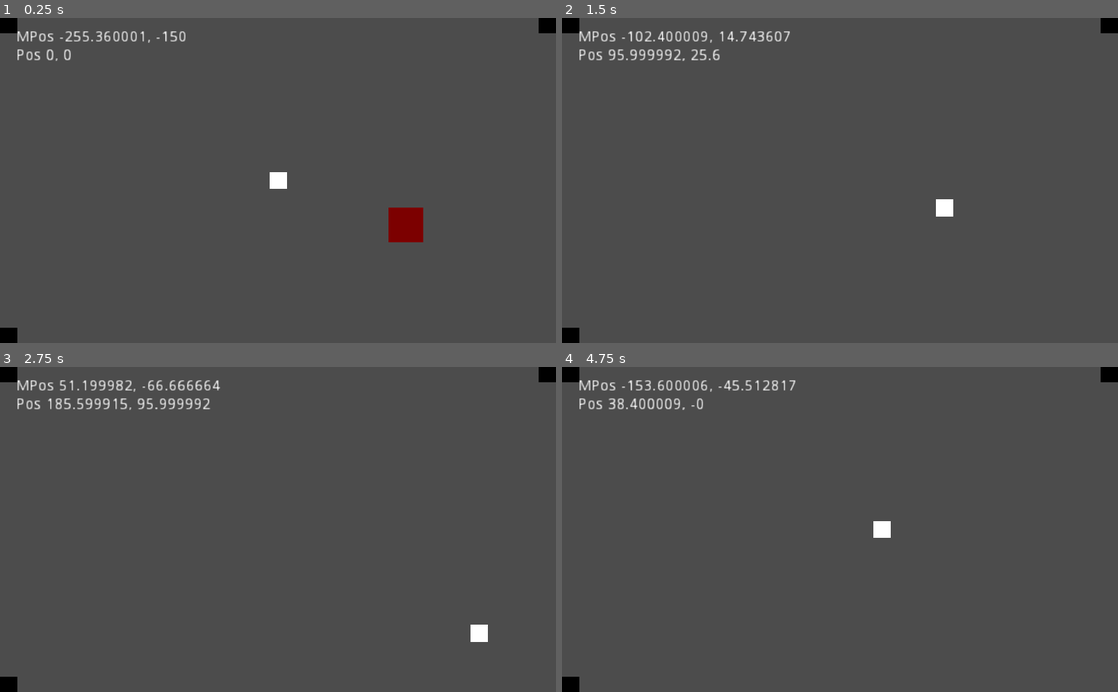
Above: before the commit, frames 1-4 (two rows, left to right).
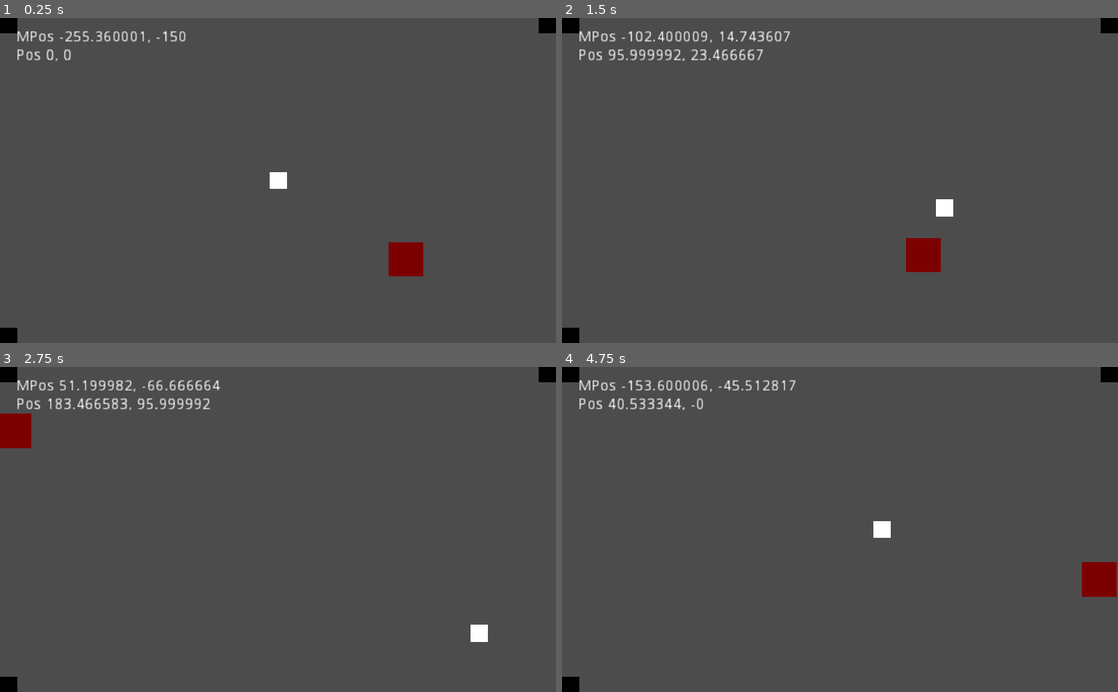
Above: after the commit, the same moments.

Repository: ozqf/zqf_godot_test
Game: Godot game, scene res://scene01.tscn
The game is run twice, just before and just after one commit, with the same random seed, the same clock (stepped at 60 frames per second) and the same inputs.
Inputs (mouse positions are in pixels of both pictures, inside the frame that each line leads up to):
- Up to frame 1 (0.25 s): no input
- Up to frame 2 (1.5 s): move the mouse to (962, 164) at 0.52 s; press the mouse at (962, 164) at 0.53 s; hold D (move_right) 0.53-1.28 s; move the mouse to (728, 196) at 1.27 s; release the mouse at (728, 196) at 1.28 s; hold S (move_backward) from 1.28 s (still down); click (728, 196) at 1.35 s
- Up to frame 3 (2.75 s): move the mouse to (333, 458) at 2.02 s; release S (move_backward) at 2.03 s; press the mouse at (333, 458) at 2.03 s; hold D (move_right) from 2.03 s (still down)
- Up to frame 4 (4.75 s): move the mouse to (812, 594) at 2.77 s; release D (move_right) at 2.78 s; release the mouse at (812, 594) at 2.78 s; hold W (move_forward) 2.78-3.53 s; click (812, 594) at 2.85 s; move the mouse to (1006, 578) at 3.52 s; press the mouse at (1006, 578) at 3.53 s; hold A (move_left) from 3.53 s (still down); move the mouse to (673, 480) at 4.27 s; release the mouse at (673, 480) at 4.28 s; click (673, 480) at 4.35 s

The runs differ from the first frame. In frame 1, 1.3% of the frame differs, in the area x 69-77%, y 58-80%; in frame 2, 0.8%; in frame 3, 0.8%; in frame 4, 0.9%.

Commit message:
added enemy bounce on both axes

Diff:
--- a/Enemy.tscn
+++ b/Enemy.tscn
@@ -1,7 +1,8 @@
 [gd_scene load_steps=3 format=2]
 
 [ext_resource path="res://sprites/debug_red_dark.png" type="Texture" id=1]
-[ext_resource path="res://scripts/Enemy.gd" type="Script" id=2]
+[ext_resource path="res://scripts/enemy.gd" type="Script" id=2]
+
 
 [node name="Enemy" type="KinematicBody2D"]
 script = ExtResource( 2 )
--- a/scene01.tscn
+++ b/scene01.tscn
@@ -18,6 +18,9 @@
 zoom = Vector2( 0.5, 0.5 )
 script = ExtResource( 4 )
 
+[node name="DebugText" parent="Camera2D" instance=ExtResource( 3 )]
+position = Vector2( -241, -139 )
+
 [node name="World" type="Node2D" parent="."]
 __meta__ = {
 "_edit_lock_": true
@@ -34,8 +37,5 @@
 
 [node name="Player" parent="." instance=ExtResource( 1 )]
 
-[node name="DebugText" parent="." instance=ExtResource( 3 )]
-position = Vector2( -241, -139 )
-
 [node name="Enemy" parent="." instance=ExtResource( 5 )]
 position = Vector2( 53.5903, 40.7351 )
--- a/scripts/Enemy.gd
+++ b/scripts/Enemy.gd
@@ -1,20 +1,18 @@
 extends KinematicBody2D
 
+var screen_size:Rect2
+var velocity:Vector2 = Vector2(256, 128)
 
-# Declare member variables here. Examples:
-# var a = 2
-# var b = "text"
-var screen_size
-var velocity = Vector2(256, 0)
-
-# Called when the node enters the scene tree for the first time.
 func _ready():
 	screen_size = get_viewport_rect()
-
+	screen_size.position.x = -256
+	screen_size.position.y = -150
+	screen_size.end.x = 256
+	screen_size.end.y = 150
 	print("Type of screen size: " + str(typeof(screen_size)))
 
 func _physics_process(_delta):
-	var _pos = position
+	var _pos:Vector2 = position
 	_pos.x += velocity.x * _delta
 	_pos.y += velocity.y * _delta
 	if _pos.x > screen_size.end.x:
@@ -24,4 +22,11 @@
 		_pos.x = screen_size.position.x
 		velocity.x = -velocity.x
 
+	if _pos.y > screen_size.end.y:
+		_pos.y = screen_size.end.y
+		velocity.y = -velocity.y
+	if _pos.y < screen_size.position.y:
+		_pos.y = screen_size.position.y
+		velocity.y = -velocity.y
+
 	position = _pos
--- a/scripts/game_scene.gd
+++ b/scripts/game_scene.gd
@@ -1,12 +1,20 @@
 extends Node2D
 
-var enemyPrefab = preload("res://Enemy.tscn")
-var playerPrefab = preload("res://Player.tscn")
+var _enemyPrefab = preload("res://Enemy.tscn")
+var _playerPrefab = preload("res://Player.tscn")
+
+var _spawnMax: float = 1
+var _spawnTick: float = 1
 
 func _ready():
 	print("Begin game scene")
 	pass # Replace with function body.
 
 func _process(delta):
-	# spawn stuff
+	if _spawnTick >= _spawnMax:
+		_spawnTick = _spawnMax
+		var enemy = _enemyPrefab.instance()
+
+	else:
+		_spawnTick -= delta
 	pass
Not shown, changed: z_godot_notes.md
